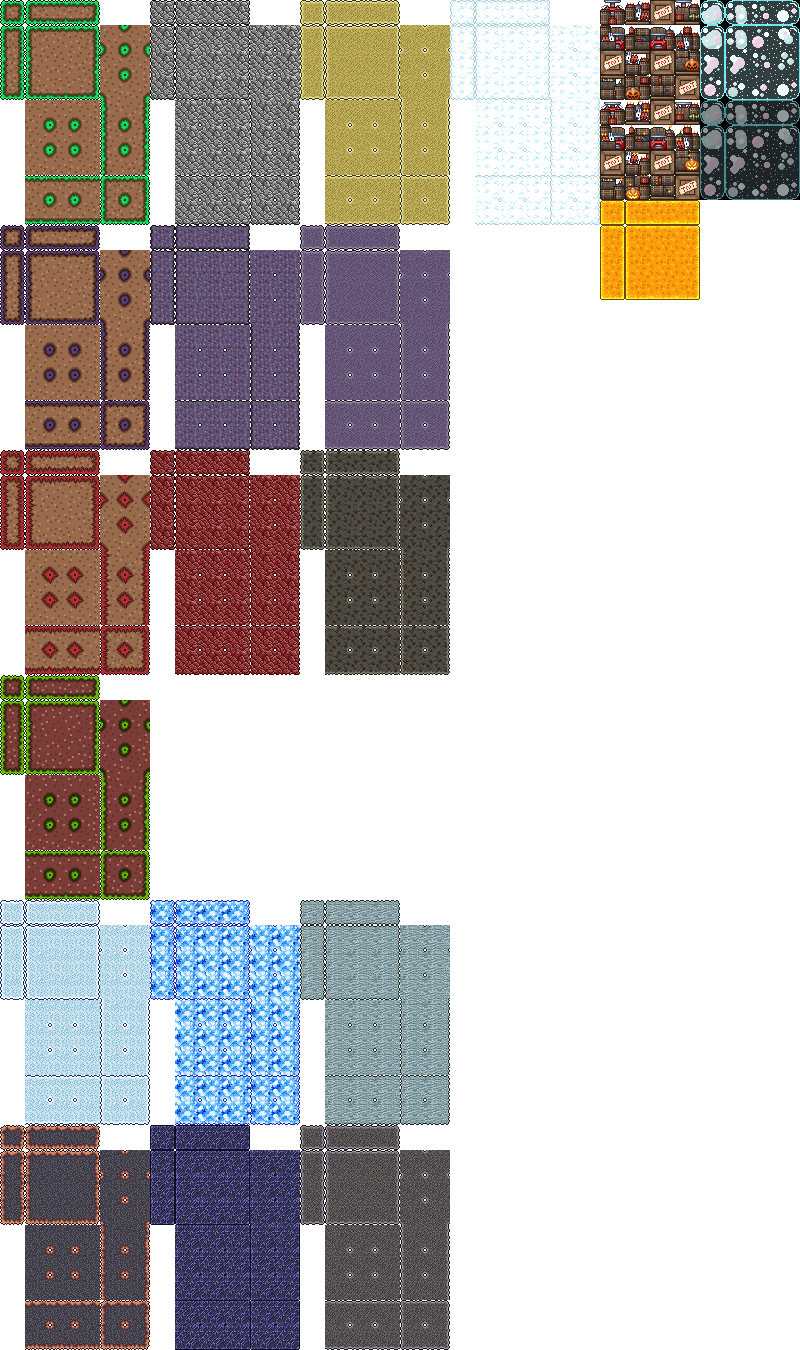
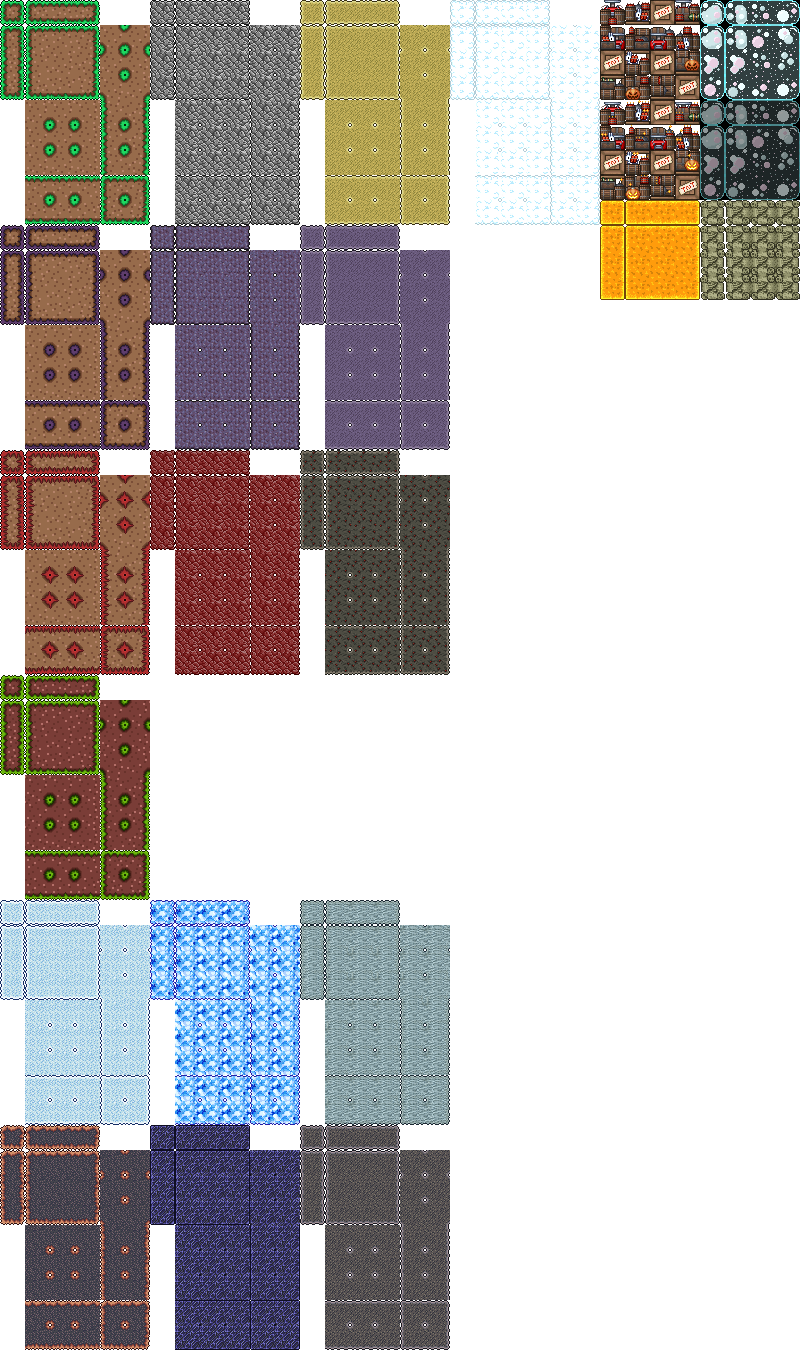
Before/after of a 800 x 1350 layered artwork. What changed in the layer stack:
added layer "Bone" above "Background" over bbox(700, 200, 800, 300)
